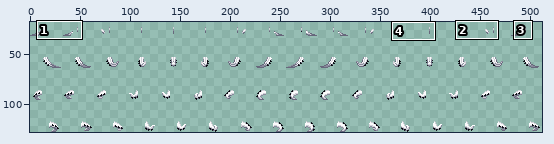
One commit to this sprite sheet: Resources/Textures/Mobs/Customization/reptilian_parts.rsi/tail_spikes_wagging.png. The picture above shows the old version from afar; the outline marks the close-up.
Close-up. Old version:
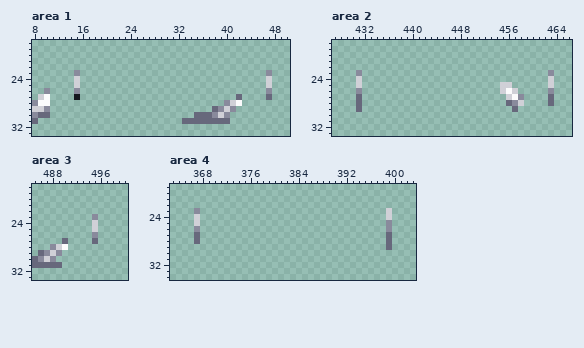
The file is 512x128 pixels. Pixels under 10% opacity are left out. Colours within 5 levels of each other are drawn and written as one. Shown: area 1: x 8..50, y 18..33; area 2: x 427..466, y 18..33; area 3: x 485..500, y 18..33; area 4: x 363..403, y 19..34. The wide view leaves out empty margins. The commit also changed other parts of the picture, which this record leaves out.
Once edited:
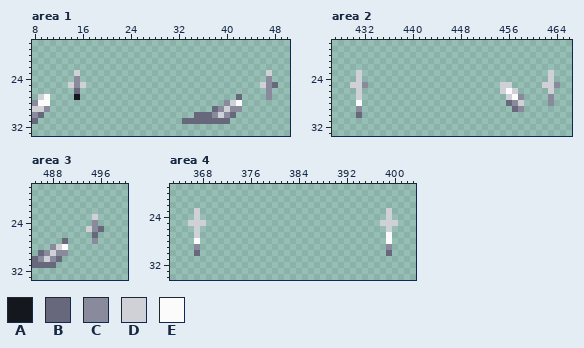
Palette (. is transparent): A #15171f  B #67687c  C #898a9c  D #d0d0d7  E #fbfbfc
Change:
Area 1:
y 23: x 15 C -> D; x 47 C -> D
y 24: x 15 D -> C; x 47 D -> C
y 25: x 14..16 .D. -> DCD; x 46..48 .D. -> DCB
y 26: x 10 C -> .; x 15 C -> B
y 27: x 47 B -> C
y 29: x 42 . -> C
y 30: x 10 B -> .; x 41 . -> B
Area 2:
y 23: x 431 C -> D; x 463 C -> D
y 25: x 430 . -> D; x 432 . -> C; x 462 . -> D; x 464 . -> C
y 26: x 431 C -> D; x 463 C -> D
y 27: x 431 B -> D; x 463 B -> C
y 28: x 431 B -> E; x 463 B -> C
y 29: x 431 B -> C; x 458 . -> C
y 30: x 431 . -> B
Area 3:
y 23: x 495 C -> D
y 24: x 495 D -> C
y 25: x 494..496 .D. -> DCB
y 26: x 495 C -> B
y 27: x 495 B -> C
y 29: x 490 . -> C
y 30: x 489 . -> B
y 31: x 489 B -> .
Area 4:
y 23: x 367 C -> D
y 25: x 366 . -> D; x 368 . -> D; x 398..400 .C. -> DDD
y 26: x 367 C -> D; x 399 C -> D
y 27: x 367 B -> D; x 399 B -> E
y 28: x 367 B -> E; x 399 B -> E
y 29: x 367 . -> C; x 399 B -> C
y 30: x 367 . -> B; x 399 . -> B
